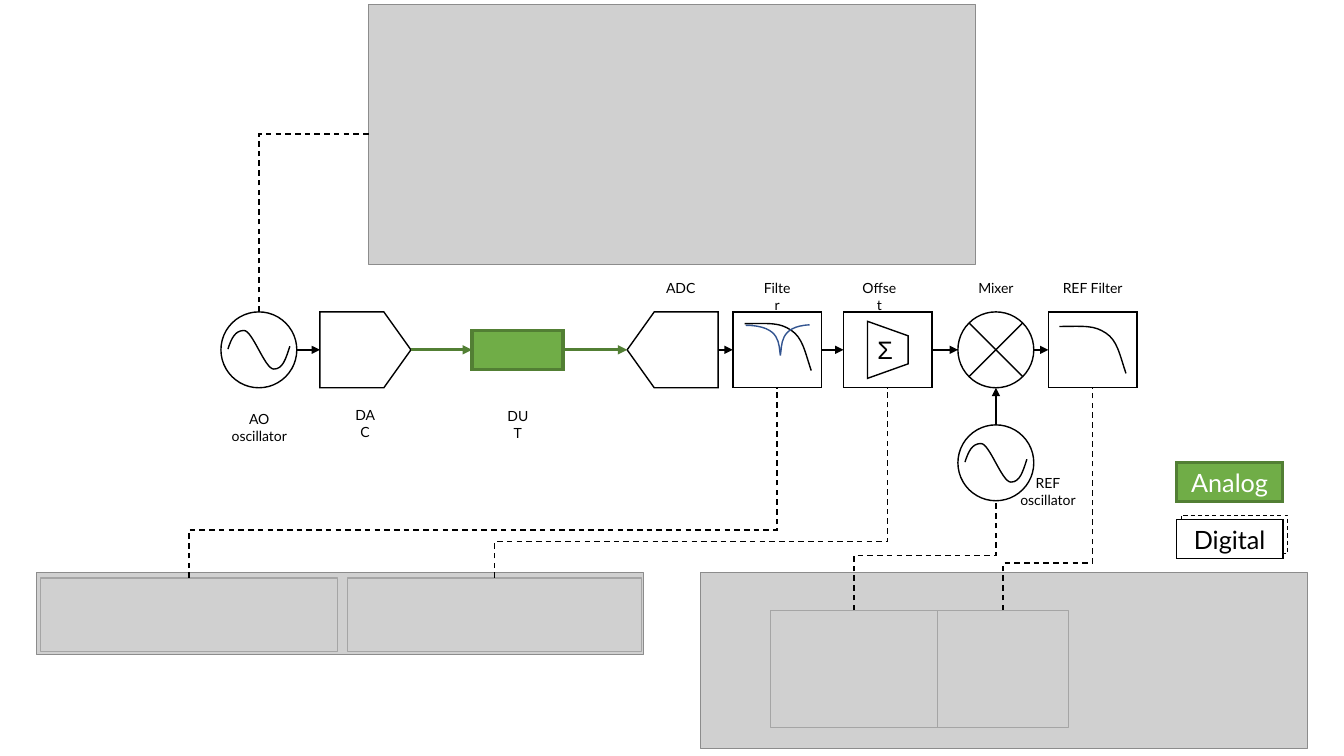
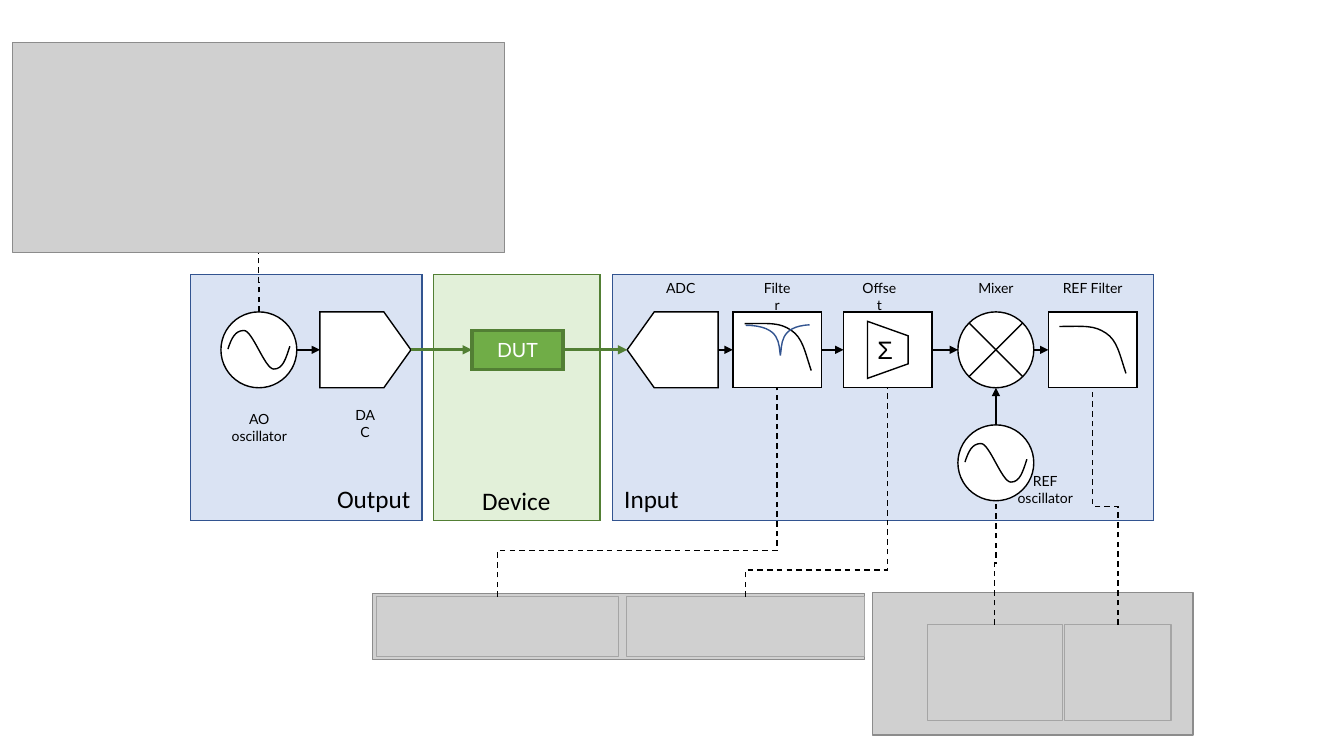
Before and after one commit to levylabpitt/Multichannel-Lockin, a slide deck: slide 2 of documentation/Lockin.pptx. Drawn at 1344x756 pixels with LibreOffice and Linux fonts; fonts in the diff are those of the drawing; grey boxes stand for pictures. Boxes give left, top, right and bottom in pixels: in the first picture for what was removed or moved away, otherwise in the second. Text is boxed around its words. In the diff, an @@ line names an element or a change of style, - is before the commit and + after.

```diff
--- a/documentation/Lockin.pptx
+++ b/documentation/Lockin.pptx
@@ picture: place and size @@
-picture at box(369, 4, 976, 264)
+picture at box(13, 42, 505, 253)
@@ elbow line moved from (259, 312) - (369, 134) to (259, 312) - (259, 253) @@
@@ rectangle added at box(191, 275, 422, 521), fill #DAE3F3, outline #325491 1 pt @@
@@ rectangle added at box(434, 275, 600, 521), fill #E2F0D9, outline #538035 1 pt @@
@@ rectangle added at box(613, 274, 1153, 520), fill #DAE3F3, outline #325491 1 pt @@
@@ text in rectangle at box(497, 343, 538, 357): text added @@
+DUT
@@ elbow line moved from (190, 578) - (777, 388) to (498, 597) - (777, 388) @@
@@ elbow line moved from (495, 578) - (888, 388) to (746, 597) - (888, 388) @@
@@ elbow line moved from (1003, 610) - (1093, 388) to (1118, 625) - (1093, 388) @@
@@ text removed at box(494, 402, 541, 430) @@
-DUT
@@ rectangle removed at box(1177, 463, 1284, 501) @@
-Analog
@@ text added at box(337, 491, 410, 512), 18 pt, text #000000 @@
+Output
@@ text added at box(482, 492, 550, 510), 18 pt, text #000000 @@
+Device
@@ text added at box(624, 491, 678, 512), 18 pt, text #000000 @@
+Input
@@ elbow line moved from (854, 610) - (996, 501) to (995, 625) - (996, 501) @@
@@ rectangle removed at box(1177, 520, 1284, 559) @@
-Digital
@@ rectangle removed at box(1182, 515, 1289, 554) @@
@@ picture: place and size @@
-picture at box(36, 573, 643, 655)
+picture at box(373, 594, 865, 660)
@@ rectangle: place and size @@
-rectangle at box(40, 578, 338, 651)
+rectangle at box(377, 597, 618, 656)
@@ rectangle: place and size @@
-rectangle at box(348, 578, 642, 651)
+rectangle at box(626, 597, 864, 656)
@@ picture: place and size @@
-picture at box(701, 573, 1308, 748)
+picture at box(873, 593, 1194, 735)
@@ rectangle: place and size @@
-rectangle at box(771, 610, 938, 727)
+rectangle at box(928, 625, 1063, 720)
@@ rectangle: place and size @@
-rectangle at box(938, 610, 1069, 727)
+rectangle at box(1065, 625, 1172, 720)
```
Also in this commit, not shown: 1 other file.
